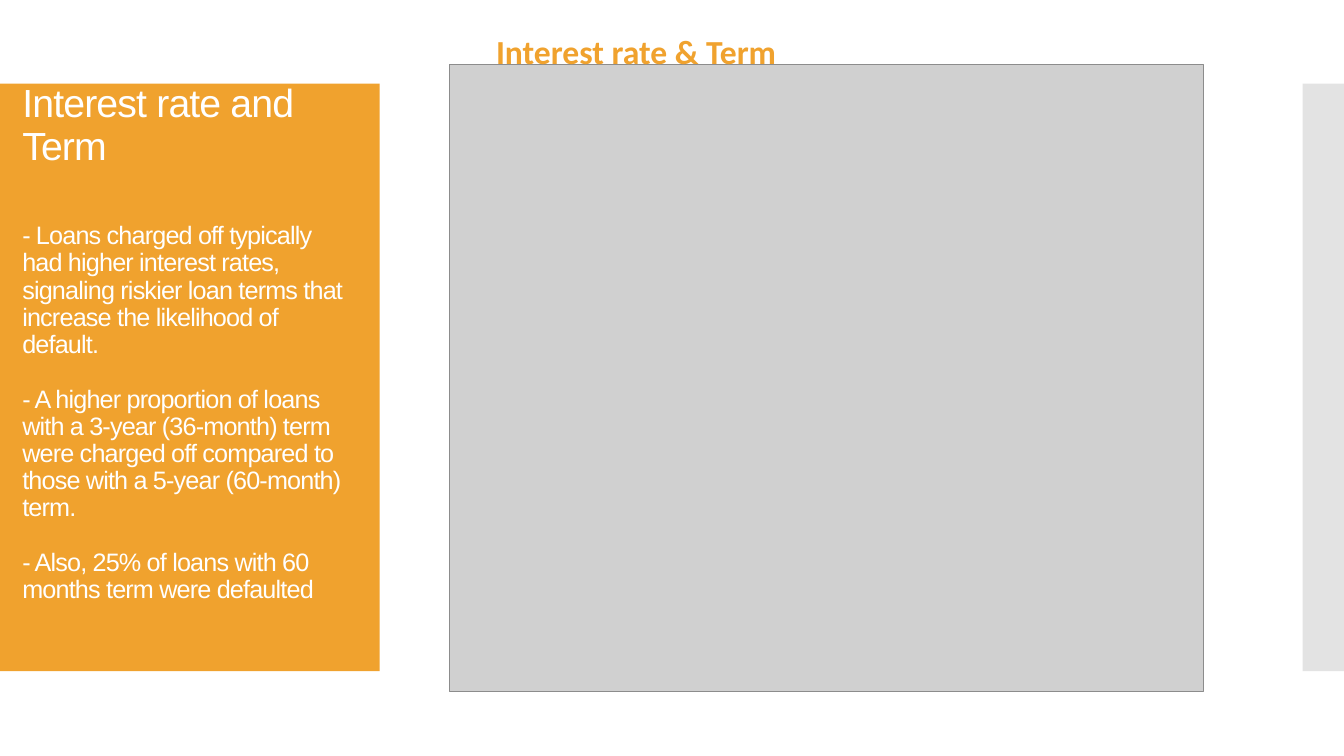
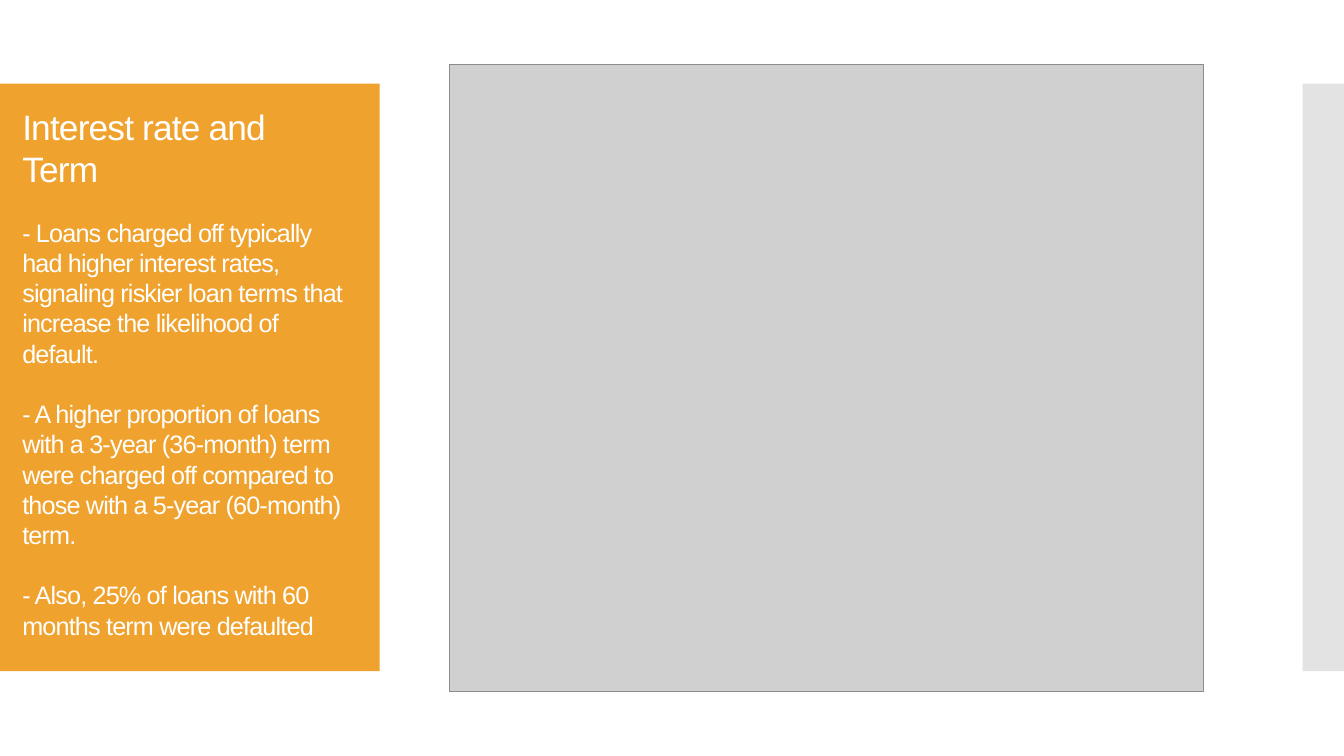
Before and after one commit to Rawoof821/LendingclubCaseStudy, a slide deck: slide 10 of Neha_Rawoof_LendingCaseStudy.pptx (slide 13 before the commit). Drawn at 1344x756 pixels with LibreOffice and Linux fonts; fonts in the diff are those of the drawing; grey boxes stand for pictures. Boxes give left, top, right and bottom in pixels: in the first picture for what was removed or moved away, otherwise in the second. Text is boxed around its words. In the diff, an @@ line names an element or a change of style, - is before the commit and + after.

```diff
--- a/Neha_Rawoof_LendingCaseStudy.pptx
+++ b/Neha_Rawoof_LendingCaseStudy.pptx
@@ text removed at <box>496,36,776,72</box> @@
-Interest rate & Term
@@ title "Interest rate and Term - ..." at <box>22,114,343,636</box>: size 28 to 25.2 pt in "Interest rate and Term"; line spacing 0.9 to 1 @@
```
Also in this commit, not shown: 17 other slides changed, 1 slide added, 9 slides removed.
